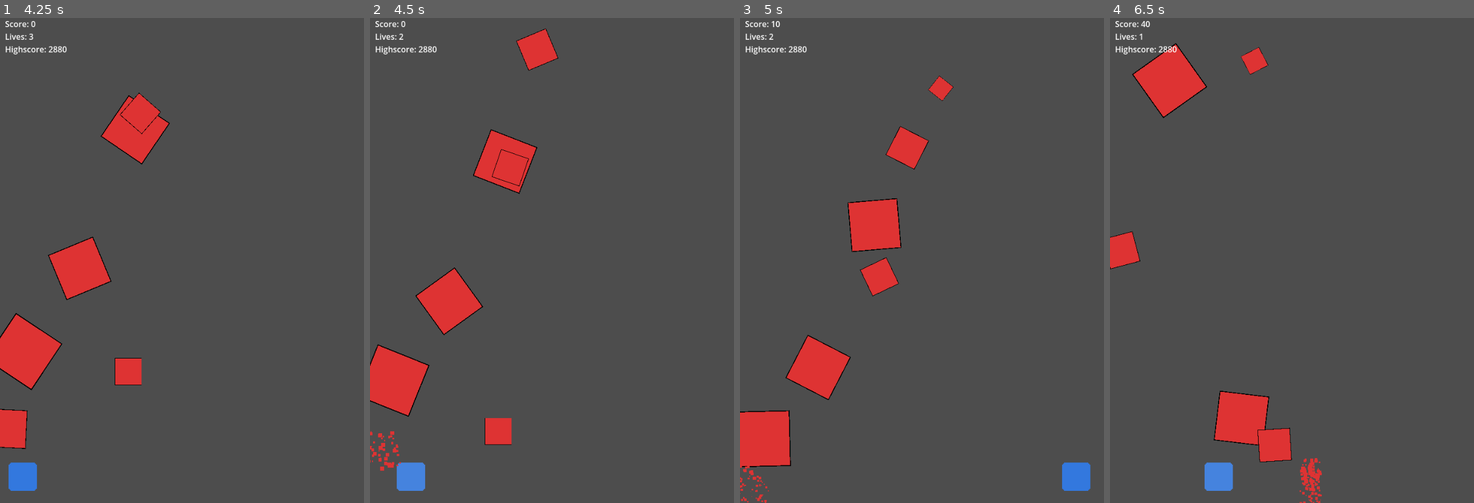
Above: before the commit, frames 1-4 (left to right).
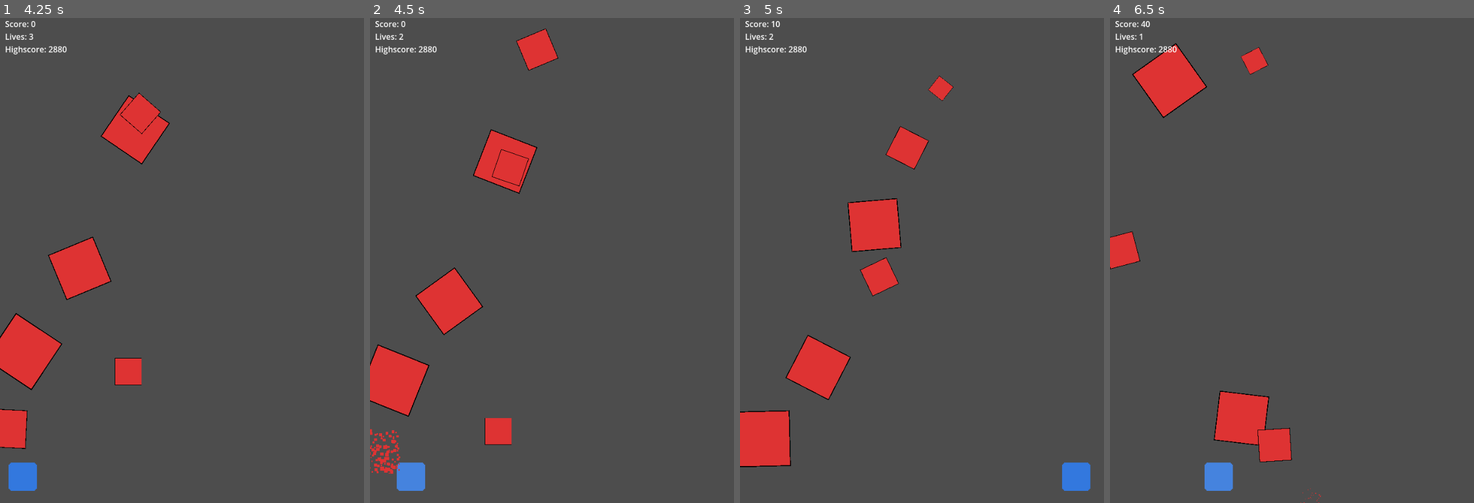
Above: after the commit, the same moments.

Repository: ivaylo-traykov/DodgeDrop
Game: Godot game, scene res://Scenes/main_screen.tscn
Two runs of this game, one before a commit and one after it. Both use one fixed random seed, a clock stepped at 60 frames per second and the inputs below.
Inputs:
- Up to frame 1 (4.25 s): click "New Game" at 0.5 s; hold Right (ui_right) 1.28-2.03 s; hold Left (ui_left) 2.03-2.78 s; hold Right (ui_right) from 2.78 s (still down)
- Up to frame 2 (4.5 s): release Right (ui_right) at 4.28 s; hold Left (ui_left) from 4.28 s (still down)
- Up to frame 3 (5 s): keep holding Left (ui_left)
- Up to frame 4 (6.5 s): keep holding Left (ui_left)

Frame 1 is identical in both runs. In frame 2, 0.3% of the frame differs, in the area x 0-9%, y 84-94%; in frame 3, 0.1%; in frame 4, 0.3%, in the area x 52-59%, y 90-100%.

Commit message:
Add aditional difficulty settings

Diff:
--- a/Scenes/Drops/block_death_effect.tscn
+++ b/Scenes/Drops/block_death_effect.tscn
@@ -13,14 +13,15 @@
 [node name="CPUParticles2D" type="CPUParticles2D" parent="."]
 emitting = false
 amount = 150
-lifetime = 2.0
 one_shot = true
-explosiveness = 0.8
+explosiveness = 0.9
 fract_delta = false
 emission_shape = 3
 emission_rect_extents = Vector2(32, 32)
 direction = Vector2(50, 50)
 spread = 106.39
+initial_velocity_min = 2.0
+initial_velocity_max = 5.0
 scale_amount_min = 2.0
 scale_amount_max = 8.0
 scale_amount_curve = SubResource("Curve_mlfrc")
--- a/Scenes/player.tscn
+++ b/Scenes/player.tscn
@@ -79,7 +79,7 @@
 scale = Vector2(2, 2)
 sprite_frames = SubResource("SpriteFrames_5g35j")
 animation = &"protected"
-frame_progress = 0.399465
+frame_progress = 0.973289
 
 [node name="CollisionShape2D" type="CollisionShape2D" parent="."]
 scale = Vector2(2, 2)
--- a/Scripts/block.gd
+++ b/Scripts/block.gd
@@ -17,7 +17,7 @@
 	scale = Vector2(scale_index, scale_index)
 	z_index = -scale_index
 
-	speed += 2 * Game.get_dificulty()
+	speed += 2 * Game.get_difficulty()
 
 func _process(delta):
 	position.y += speed / scale_index
@@ -34,7 +34,6 @@
 func _on_body_entered(body):
 	if body is Player and not Game.player_protected:
 		Game.player_get_hit()
-		print("Player got hit")
 		die()
 
 func die():
--- a/Scripts/game.gd
+++ b/Scripts/game.gd
@@ -24,8 +24,8 @@
 			set_highscore()
 			game_over()
 
-func get_dificulty():
-	return round(score / 500)
+func get_difficulty():
+	return floor(score / 500)
 
 func set_highscore():
 	if score > get_highscore():
--- a/Scripts/level.gd
+++ b/Scripts/level.gd
@@ -6,11 +6,18 @@
 var timer = null
 var screen_width = 0
 
+var difficulty = Game.get_difficulty()
+
 func _ready():
 	timer = $spawn_cooldown
 	screen_width = int(get_viewport().size.x)
 
 func _process(delta):
+	## UPDATE DIFICULTY
+	if difficulty != Game.get_difficulty() and timer.wait_time > 0.1:
+		timer.wait_time -= 0.1
+		difficulty = Game.get_difficulty()
+
 	## SPAWN DROPS
 	if spawn_ready:
 		var item = item_scene.instantiate()
